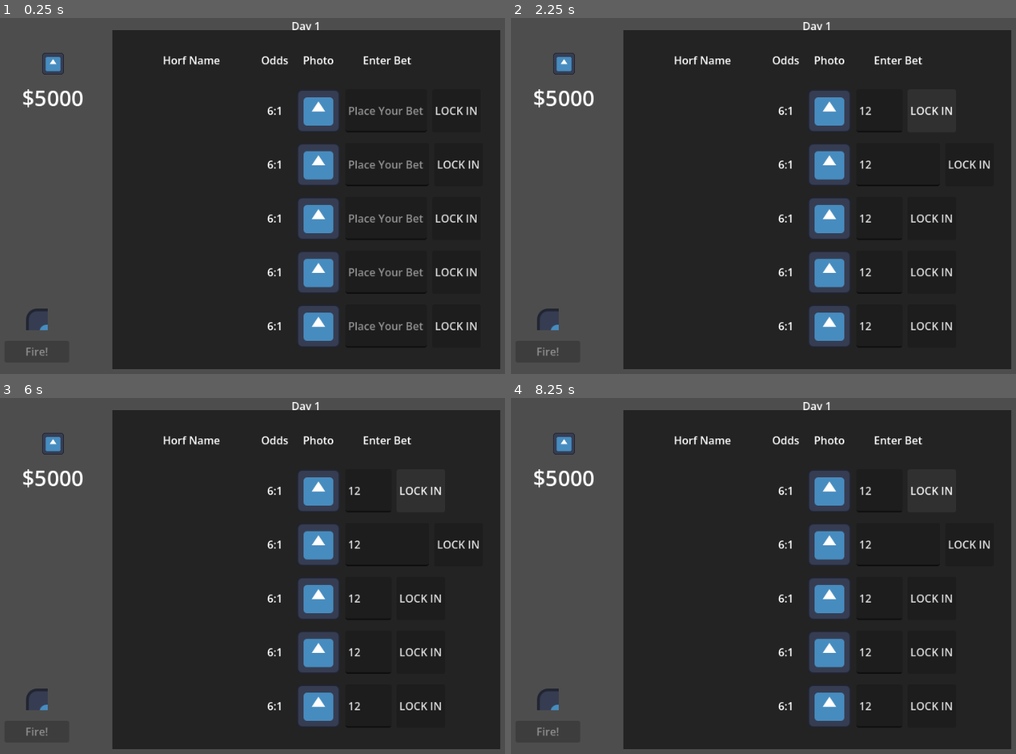
Above: before the commit, frames 1-4 (two rows, left to right).
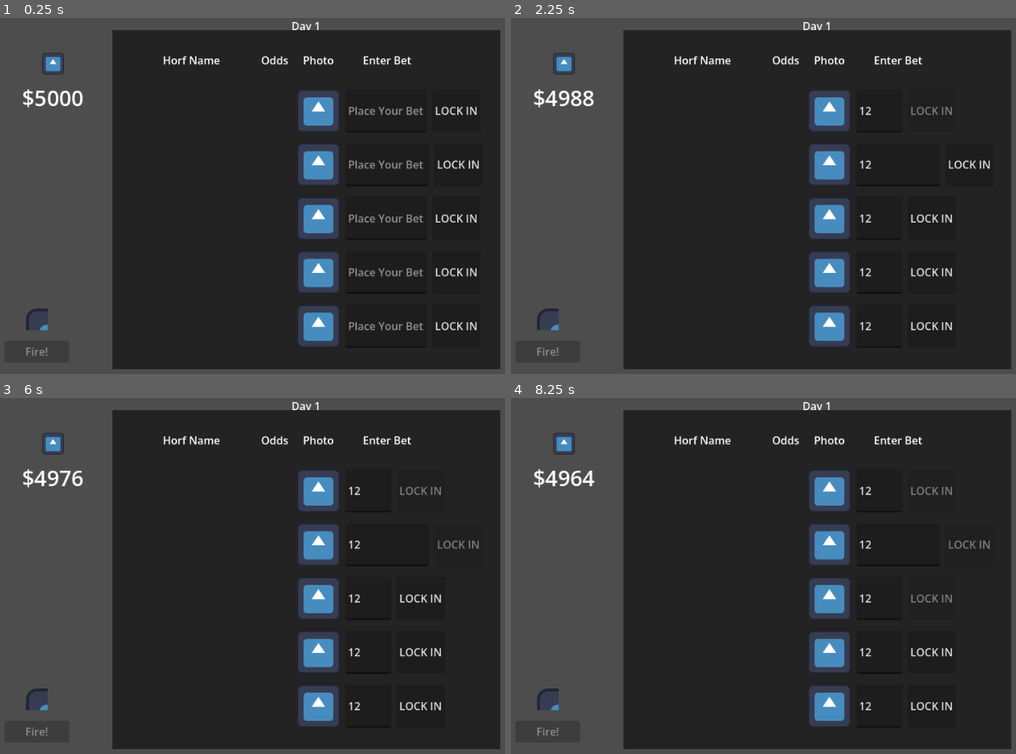
Above: after the commit, the same moments.

Repository: zlounsberry/RedEye-LD59
Game: Godot game, scene res://scenes/main.tscn
Same seed, same stepped clock (60 frames per second), same inputs: the game is played once before the commit and once after it. The engine's default icon, where the game draws it, is replaced by a stand-in: a white triangle on a blue panel in a dark square.
Inputs (mouse positions are in pixels of both pictures, inside the frame that each line leads up to):
- Up to frame 1 (0.25 s): no input
- Up to frame 2 (2.25 s): click (894, 110) at 0.52 s; type "12" at 0.6 s; click (899, 163) at 0.75 s; type "12" at 0.83 s; click (894, 217) at 0.98 s; type "12" at 1.07 s; click (894, 270) at 1.27 s; type "12" at 1.35 s; click (894, 324) at 1.5 s; type "12" at 1.58 s; click "LOCK IN" at 2 s
- Up to frame 3 (6 s): click "Lose" at 2.75 s; click "Win" at 3.5 s; click "Lose" at 4.25 s; click "Win" at 5 s; click "LOCK IN" at 5.75 s
- Up to frame 4 (8.25 s): click "Lose" at 6.5 s; click "Win" at 7.25 s; click "LOCK IN" at 8 s

The runs differ from the first frame. In frame 1, 0.2% of the frame differs, in the area x 52-56%, y 24-88%; in frame 2, 0.5%; in frame 3, 0.6%; in frame 4, 0.7%, in the area x 6-95%, y 20-88%.

Commit message:
making progresssss

Diff:
--- a/scenes/horf.tscn
+++ b/scenes/horf.tscn
@@ -2,6 +2,7 @@
 
 [ext_resource type="Texture2D" uid="uid://dxluetgnmx57p" path="res://icon.svg" id="1_00vqn"]
 [ext_resource type="Script" uid="uid://0sgscfl3owsa" path="res://scripts/horf.gd" id="1_tgtbq"]
+[ext_resource type="Texture2D" uid="uid://b6r00itrrxmyd" path="res://resources/sprites/lock.png" id="3_6nhuy"]
 [ext_resource type="PackedScene" uid="uid://35o752mce1go" path="res://scenes/menus/stats_popup.tscn" id="3_s5b6s"]
 
 [sub_resource type="Curve2D" id="Curve2D_tgtbq"]
@@ -76,6 +77,84 @@
 &"run": SubResource("Animation_6nhuy")
 }
 
+[sub_resource type="Animation" id="Animation_60tau"]
+length = 0.001
+tracks/0/type = "value"
+tracks/0/imported = false
+tracks/0/enabled = true
+tracks/0/path = NodePath("Path2D/PathFollow2D/Emote:scale")
+tracks/0/interp = 1
+tracks/0/loop_wrap = true
+tracks/0/keys = {
+"times": PackedFloat32Array(0),
+"transitions": PackedFloat32Array(1),
+"update": 0,
+"values": [Vector2(0, 0)]
+}
+tracks/1/type = "value"
+tracks/1/imported = false
+tracks/1/enabled = true
+tracks/1/path = NodePath("Path2D/PathFollow2D/Emote:position")
+tracks/1/interp = 1
+tracks/1/loop_wrap = true
+tracks/1/keys = {
+"times": PackedFloat32Array(0),
+"transitions": PackedFloat32Array(1),
+"update": 0,
+"values": [Vector2(0, 0)]
+}
+
+[sub_resource type="Animation" id="Animation_txn1j"]
+resource_name = "idle"
+loop_mode = 1
+tracks/0/type = "value"
+tracks/0/imported = false
+tracks/0/enabled = true
+tracks/0/path = NodePath("Path2D/PathFollow2D/Emote:scale")
+tracks/0/interp = 1
+tracks/0/loop_wrap = true
+tracks/0/keys = {
+"times": PackedFloat32Array(0, 0.5, 1),
+"transitions": PackedFloat32Array(0.5, 1, 1),
+"update": 0,
+"values": [Vector2(1, 1), Vector2(1.15, 1.15), Vector2(1, 1)]
+}
+
+[sub_resource type="Animation" id="Animation_o5j7h"]
+resource_name = "show"
+length = 0.5
+tracks/0/type = "value"
+tracks/0/imported = false
+tracks/0/enabled = true
+tracks/0/path = NodePath("Path2D/PathFollow2D/Emote:scale")
+tracks/0/interp = 1
+tracks/0/loop_wrap = true
+tracks/0/keys = {
+"times": PackedFloat32Array(0, 0.4, 0.5),
+"transitions": PackedFloat32Array(0.5, 1, 1),
+"update": 0,
+"values": [Vector2(0, 0), Vector2(1.15, 1.15), Vector2(1, 1)]
+}
+tracks/1/type = "value"
+tracks/1/imported = false
+tracks/1/enabled = true
+tracks/1/path = NodePath("Path2D/PathFollow2D/Emote:position")
+tracks/1/interp = 1
+tracks/1/loop_wrap = true
+tracks/1/keys = {
+"times": PackedFloat32Array(0, 0.4, 0.5),
+"transitions": PackedFloat32Array(0.5, 1, 1),
+"update": 0,
+"values": [Vector2(0, 0), Vector2(36, -36), Vector2(32, -32)]
+}
+
+[sub_resource type="AnimationLibrary" id="AnimationLibrary_4hw04"]
+_data = {
+&"RESET": SubResource("Animation_60tau"),
+&"idle": SubResource("Animation_txn1j"),
+&"show": SubResource("Animation_o5j7h")
+}
+
 [node name="Horf" type="Node2D" unique_id=1909564379 groups=["horf"]]
 script = ExtResource("1_tgtbq")
 
@@ -91,6 +170,10 @@
 texture = ExtResource("1_00vqn")
 
 [node name="Emote" type="Sprite2D" parent="Path2D/PathFollow2D" unique_id=729160741]
+texture_filter = 1
+texture_repeat = 1
+scale = Vector2(1e-05, 1e-05)
+texture = ExtResource("3_6nhuy")
 
 [node name="MouseHitbox" type="Area2D" parent="Path2D/PathFollow2D" unique_id=505528379]
 
@@ -101,11 +184,13 @@
 libraries/ = SubResource("AnimationLibrary_60tau")
 
 [node name="EmoteAnim" type="AnimationPlayer" parent="." unique_id=311222826]
+libraries/ = SubResource("AnimationLibrary_4hw04")
 
 [node name="ChangeSpeed" type="Timer" parent="." unique_id=639052183]
 wait_time = 3.0
 
 [node name="LockIn" type="Timer" parent="." unique_id=1364391282]
+wait_time = 3.0
 
 [node name="StatsPopup" parent="." unique_id=150412088 instance=ExtResource("3_s5b6s")]
 scale = Vector2(1e-05, 1e-05)
--- a/scenes/menus/place_bet_menu.tscn
+++ b/scenes/menus/place_bet_menu.tscn
@@ -94,7 +94,6 @@
 [node name="Odds" type="Label" parent="VBoxContainer/Horf0" unique_id=1524371816]
 custom_minimum_size = Vector2(48, 0)
 layout_mode = 2
-text = "6:1"
 horizontal_alignment = 1
 vertical_alignment = 1
 
@@ -130,7 +129,6 @@
 [node name="Odds" type="Label" parent="VBoxContainer/Horf1" unique_id=1642071547]
 custom_minimum_size = Vector2(48, 0)
 layout_mode = 2
-text = "6:1"
 horizontal_alignment = 1
 vertical_alignment = 1
 
@@ -167,7 +165,6 @@
 [node name="Odds" type="Label" parent="VBoxContainer/Horf2" unique_id=1076081015]
 custom_minimum_size = Vector2(48, 0)
 layout_mode = 2
-text = "6:1"
 horizontal_alignment = 1
 vertical_alignment = 1
 
@@ -203,7 +200,6 @@
 [node name="Odds" type="Label" parent="VBoxContainer/Horf3" unique_id=371992038]
 custom_minimum_size = Vector2(48, 0)
 layout_mode = 2
-text = "6:1"
 horizontal_alignment = 1
 vertical_alignment = 1
 
@@ -239,7 +235,6 @@
 [node name="Odds" type="Label" parent="VBoxContainer/Horf4" unique_id=863759794]
 custom_minimum_size = Vector2(48, 0)
 layout_mode = 2
-text = "6:1"
 horizontal_alignment = 1
 vertical_alignment = 1
 
@@ -260,3 +255,9 @@
 [node name="LockIn" type="Button" parent="VBoxContainer/Horf4" unique_id=1043358973]
 layout_mode = 2
 text = "LOCK IN"
+
+[connection signal="pressed" from="VBoxContainer/Horf0/LockIn" to="." method="_on_lock_in_0_pressed"]
+[connection signal="pressed" from="VBoxContainer/Horf1/LockIn" to="." method="_on_lock_in_1_pressed"]
+[connection signal="pressed" from="VBoxContainer/Horf2/LockIn" to="." method="_on_lock_in_2_pressed"]
+[connection signal="pressed" from="VBoxContainer/Horf3/LockIn" to="." method="_on_lock_in_3_pressed"]
+[connection signal="pressed" from="VBoxContainer/Horf4/LockIn" to="." method="_on_lock_in_4_pressed"]
--- a/scripts/globals/signal_bus.gd
+++ b/scripts/globals/signal_bus.gd
@@ -5,6 +5,7 @@
 signal misfire_gun
 signal update_money(delta: int)
 signal money_updated
+signal player_placed_bet(amount: int, horf_id: int)
 signal bets_placed
 
 func _ready() -> void:
--- a/scripts/horf.gd
+++ b/scripts/horf.gd
@@ -1,11 +1,13 @@
 extends Node2D
 
 const VELOCITY_UPDATES: int = 5
+const LOCK = preload("uid://b6r00itrrxmyd")
 
 @onready var path_follow_2d: PathFollow2D = $Path2D/PathFollow2D
 @onready var change_speed_timer: Timer = $ChangeSpeed
 @onready var lock_in_timer: Timer = $LockIn
 @onready var horf_sprite: Sprite2D = $Path2D/PathFollow2D/Horf # Need to set this up w/ preloads
+@onready var emote_sprite: Sprite2D = $Path2D/PathFollow2D/Emote
 @onready var horf_anim: AnimationPlayer = $HorfAnim
 @onready var emote_anim: AnimationPlayer = $EmoteAnim
 @onready var stats_popup: Panel = $StatsPopup
@@ -98,7 +100,6 @@
 
 
 func _bribe_jockey(is_bribed_to_be_worse: bool) -> void:
-	print("bribe jockey")
 	if is_bribed_to_be_worse:
 		speed_modifier -= speed_modifier_delta_on_bribe
 		lock_in_likelihood -= lock_in_delta_on_bribe
@@ -112,6 +113,7 @@
 
 func _race_start() -> void:
 	horf_anim.play("run")
+	$LockIn.start()
 	_update_current_speed()
 	$ChangeSpeed.start()
 
@@ -134,23 +136,27 @@
 func _on_lock_in_timeout() -> void:
 	if locked_in:
 		return
+	lock_in_timer.stop()
 	var random_float: float = randf()
 	if random_float <= lock_in_likelihood:
 		locked_in = true
+		emote_sprite.texture = LOCK
+		emote_anim.play("show")
+		await emote_anim.animation_finished
+		emote_anim.play("idle")
 	await get_tree().create_timer(3.0).timeout
 	locked_in = false
-	change_speed_timer.start()
+	lock_in_timer.start()
+	emote_anim.play_backwards("show")
 
 
 func _on_mouse_hitbox_mouse_entered() -> void:
 	for popup_child in get_tree().get_nodes_in_group("stats_popup"):
 		popup_child.hide_popup()
-	print("show_stats_popup")
 	stats_popup.show_popup()
 
 
 func _on_mouse_hitbox_mouse_exited() -> void:
-	print("hide_popup")
 	stats_popup.hide_popup()
 
 
--- a/scripts/main.gd
+++ b/scripts/main.gd
@@ -1,4 +1,6 @@
 extends Control
+
+signal horf_ids_populated
 
 const HORF_ID_ARRAY: Array = [0,1,2,3,4,5,6,7]
 
@@ -9,6 +11,7 @@
 @onready var horf_2: Node2D = $VBoxContainer/MarginContainer3/Horf
 @onready var horf_3: Node2D = $VBoxContainer/MarginContainer4/Horf
 @onready var horf_4: Node2D = $VBoxContainer/MarginContainer5/Horf
+@onready var horf_bet_dict: Dictionary = {}
 
 
 func _ready() -> void:
@@ -19,6 +22,13 @@
 		day_title.text = str("[center][shake]Day ", GameData.current_day)
 	var random_horf_id_array = _randomize_id_array()
 	_assign_horf_ids(random_horf_id_array)
+	await horf_ids_populated
+	_populate_betting_menu()
+
+
+func _connect_signals() -> void:
+	Signals.horf_is_winner.connect(_horf_wins)
+	Signals.player_placed_bet.connect(_on_player_placed_bet)
 
 
 func _assign_horf_ids(random_horf_id_array: Array) -> void:
@@ -26,13 +36,23 @@
 	for horf_child in get_tree().get_nodes_in_group("horf"):
 		horf_child.horf_id = random_horf_id_array[array_position_count]
 		horf_child.assign_values_based_on_id()
+		horf_bet_dict[random_horf_id_array[array_position_count]] = 0
 		array_position_count += 1
+	horf_ids_populated.emit()
 
 
 func _randomize_id_array() -> Array:
 	var random_horf_id_array = HORF_ID_ARRAY.duplicate()
 	random_horf_id_array.shuffle()
 	return random_horf_id_array
+
+
+func _on_player_placed_bet(amount: int, horf_id: int) -> void:
+	Signals.update_money.emit(-amount)
+	if horf_bet_dict.has(horf_id):
+		prints(amount, "on horf", horf_id)
+		horf_bet_dict[horf_id] = amount
+
 
 func _populate_betting_menu() -> void:
 #	 Don't judge me it's a jam!
@@ -61,10 +81,7 @@
 	place_bets_menu.horf_name_first_4  = horf_4.horf_name_first
 	place_bets_menu.horf_name_last_4 = horf_4.horf_name_last
 	place_bets_menu.horf_photo_path_4 = horf_4.horf_sprite_string
-
-
-func _connect_signals() -> void:
-	Signals.horf_is_winner.connect(_horf_wins)
+	place_bets_menu.populate_text()
 
 
 func _horf_wins(horf_id: int) -> void:
--- a/scripts/menus/money_ui.gd
+++ b/scripts/menus/money_ui.gd
@@ -27,7 +27,7 @@
 		else:
 			GameData.current_money -= money_iteration
 		money_count.text = str("$", GameData.current_money)
-		await get_tree().create_timer(0.05).timeout
+		await get_tree().create_timer(0.025).timeout
 	anim.play("RESET")
 	Signals.money_updated.emit()
 	get_tree().paused = false
--- a/scripts/menus/place_bet_menu.gd
+++ b/scripts/menus/place_bet_menu.gd
@@ -1,4 +1,6 @@
 extends Panel
+
+const MAX_BUTTON_COUNT: = 5
 
 #Just copypasta from stats_popup, not DRY but it's a jam shut up
 @onready var name_0: Label = $VBoxContainer/Horf0/Name
@@ -26,6 +28,8 @@
 @onready var sprite_4: Sprite2D = $VBoxContainer/Horf4/MarginContainer/Sprite2D
 @onready var line_edit_4: LineEdit = $VBoxContainer/Horf4/LineEdit
 @onready var lock_in_4: Button = $VBoxContainer/Horf4/LockIn
+
+@onready var button_press_count: int = 0
 
 var odds_to_one_0: int
 var horf_id_0: int
@@ -70,15 +74,92 @@
 	name_4.text = str(horf_name_first_4, " ", horf_name_last_4)
 	odds_4.text = str(odds_to_one_4, ":1")
 	sprite_4.texture = load(horf_photo_path_4)
+	print('text populated', odds_to_one_4)
 
 
 func show_popup() -> void:
 	var tween: Tween = create_tween().set_ease(Tween.EASE_OUT).set_trans(Tween.TRANS_SPRING).set_parallel()
-	tween.tween_property(self, "modulate:a", Vector2.ONE, 0.25)
+	tween.tween_property(self, "modulate:a", 1, 0.25)
 
 
 func close_popup() -> void:
 	var tween: Tween = create_tween().set_ease(Tween.EASE_IN).set_trans(Tween.TRANS_SPRING).set_parallel()
-	tween.tween_property(self, "modulate:a", Vector2.ZERO, 0.25)
+	tween.tween_property(self, "modulate:a", 0, 0.25)
 	await tween.finished
+	Signals.bets_placed.emit()
 	self.queue_free()
+
+
+func _on_lock_in_0_pressed() -> void:
+	if line_edit_0.text.to_int() > GameData.current_money:
+		return
+	lock_in_0.disabled = true
+	var amount: int
+	if line_edit_0.text == "":
+		amount = 0
+	else:
+		amount = line_edit_0.text.to_int()
+	Signals.player_placed_bet.emit(amount, horf_id_0)
+	button_press_count += 1
+	if button_press_count >= MAX_BUTTON_COUNT:
+		close_popup()
+
+
+func _on_lock_in_1_pressed() -> void:
+	if line_edit_1.text.to_int() > GameData.current_money:
+		return
+	lock_in_1.disabled = true
+	var amount: int
+	if line_edit_1.text == "":
+		amount = 0
+	else:
+		amount = line_edit_1.text.to_int()
+	Signals.player_placed_bet.emit(amount, horf_id_1)
+	button_press_count += 1
+	if button_press_count >= MAX_BUTTON_COUNT:
+		close_popup()
+
+
+func _on_lock_in_2_pressed() -> void:
+	if line_edit_2.text.to_int() > GameData.current_money:
+		return
+	lock_in_2.disabled = true
+	var amount: int
+	if line_edit_2.text == "":
+		amount = 0
+	else:
+		amount = line_edit_2.text.to_int()
+	Signals.player_placed_bet.emit(amount, horf_id_2)
+	button_press_count += 1
+	if button_press_count >= MAX_BUTTON_COUNT:
+		close_popup()
+
+
+func _on_lock_in_3_pressed() -> void:
+	if line_edit_3.text.to_int() > GameData.current_money:
+		return
+	lock_in_3.disabled = true
+	var amount: int
+	if line_edit_3.text == "":
+		amount = 0
+	else:
+		amount = line_edit_3.text.to_int()
+	Signals.player_placed_bet.emit(amount, horf_id_3)
+	button_press_count += 1
+	if button_press_count >= MAX_BUTTON_COUNT:
+		close_popup()
+
+
+func _on_lock_in_4_pressed() -> void:
+	if line_edit_4.text.to_int() > GameData.current_money:
+		return
+	lock_in_4.disabled = true
+	var amount: int
+	if line_edit_4.text == "":
+		amount = 0
+	else:
+		amount = line_edit_4.text.to_int()
+	Signals.player_placed_bet.emit(amount, horf_id_4)
+	button_press_count += 1
+	if button_press_count >= MAX_BUTTON_COUNT:
+		close_popup()
Binary file added: resources/sprites/lock.png
Not shown, added: resources/sprites/lock.png.import
Not shown, added: scenes/main.tscn3679363606.tmp
Not shown, added: scenes/main.tscn3684081643.tmp
Not shown, added: scenes/main.tscn3703230894.tmp
